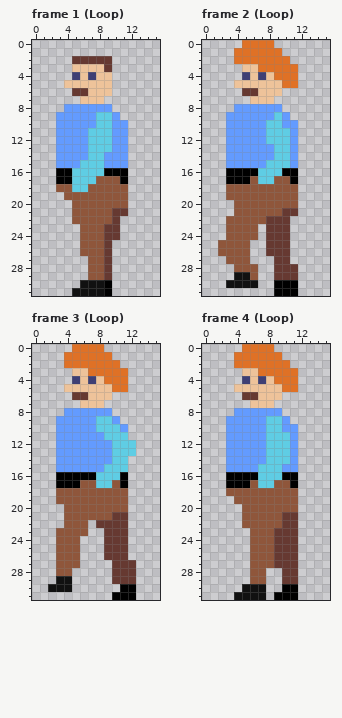
Two states of a pixel-art file, assets/1.aseprite. This is how it looked before the edit.
16x32 pixels, 16 frames. Shown: frame 1 (Loop), frame 2 (Loop), frame 3 (Loop), frame 4 (Loop). The commit also changed other frames, which this record leaves out.
Now the later version:
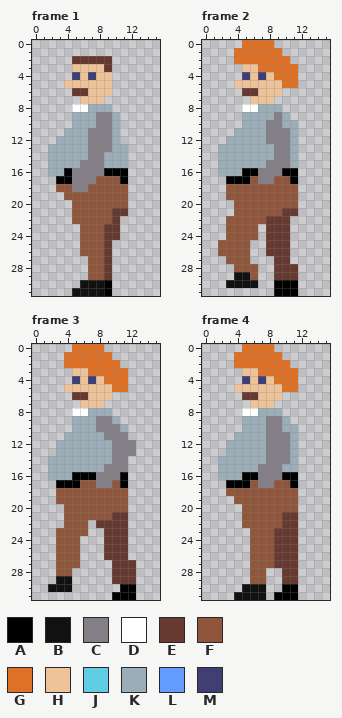
Palette (. is transparent): A #000000  B #111111  C #847e87  D #ffffff  E #663931  F #8f563b  G #df7126  H #eec39a  J #5fcde4  K #9badb7  L #639bff  M #3f3f74
The edit:
Frame 1, layer "shirt":
Colour J becomes colour C in rows 9 to 10 at x 8 to 9; in rows 11 to 13 at x 7 to 9; in row 14 at x 7 to 8; in row 15 at x 6 to 8; in row 16 at x 5 to 8; in row 17 at x 5 to 7.
Colour J becomes colour C in row 18 at x 5 to 6.
Colour L becomes colour D in row 8 at x 5 to 6.
The author put colour K in rows 13 to 16 at x 2.
Colour A becomes colour K in row 16 at x 3.
Colour L becomes colour K in row 8 at x 7 to 9; in rows 9 to 10 at x 5 to 7 and 10; in row 11 at x 4 to 6 and 10; in row 12 at x 3 to 6 and 10; in row 13 at x 3 to 6 and 10 to 11; in row 14 at x 3 to 6 and 9 to 11.
Colour L becomes colour K in row 15 at x 3 to 5 and 9 to 11.
Colour L is removed in row 8 at x 4; in row 9 at x 3 to 4; in row 10 at x 3 to 4 and 11; in row 11 at x 3 and 11; in row 12 at x 11.
Frame 2, layer "shirt":
Colour J becomes colour C in row 9 at x 9; in row 10 at x 8 to 9; in rows 11 to 12 at x 8 to 10; in rows 13 to 14 at x 9 to 10; in row 15 at x 8 to 10; in row 16 at x 7 to 9.
Colour J becomes colour C in row 17 at x 7 to 8.
Colour L becomes colour D in row 8 at x 5 to 6.
The author put colour K in rows 13 to 16 at x 2.
Colour A becomes colour K in row 16 at x 3 to 4.
Colour L becomes colour K in row 8 at x 7 to 9; in row 9 at x 5 to 8 and 10; in row 10 at x 5 to 7 and 10 to 11; in row 11 at x 4 to 7 and 11; in row 12 at x 3 to 7 and 11; in rows 13 to 14 at x 3 to 8 and 11.
Colour L becomes colour K in row 15 at x 3 to 7 and 11.
Colour L is removed in row 8 at x 4; in rows 9 to 10 at x 3 to 4; in row 11 at x 3.
Frame 3, layer "shirt":
Colour J becomes colour C in row 9 at x 8 to 9; in row 10 at x 8 to 10; in row 11 at x 9 to 11; in rows 12 to 13 at x 10 to 12; in row 14 at x 10 to 11; in row 15 at x 9 to 11.
Colour J becomes colour C in row 16 at x 8 to 10; in row 17 at x 8 to 9.
Colour L becomes colour D in row 8 at x 5 to 6.
The author put colour K in rows 14 to 16 at x 2.
Colour A becomes colour K in row 16 at x 3 to 4.
Colour L becomes colour K in row 8 at x 7 to 9; in row 9 at x 5 to 7 and 10; in row 10 at x 5 to 7 and 11; in row 11 at x 4 to 8; in rows 12 to 14 at x 3 to 9; in row 15 at x 3 to 8.
Colour L is removed in row 8 at x 4; in rows 9 to 10 at x 3 to 4; in row 11 at x 3.
Frame 4, layer "shirt":
Colour J becomes colour C in rows 9 to 10 at x 8 to 9; in rows 11 to 14 at x 8 to 10; in rows 15 to 16 at x 7 to 9; in row 17 at x 7 to 8.
Colour L becomes colour D in row 8 at x 5 to 6.
The author put colour K in rows 14 to 16 at x 2.
Colour A becomes colour K in row 16 at x 3 to 4.
Colour L becomes colour K in row 8 at x 7 to 9; in row 9 at x 5 to 7 and 10; in row 10 at x 5 to 7 and 10 to 11; in row 11 at x 4 to 7 and 11; in rows 12 to 14 at x 3 to 7 and 11; in row 15 at x 3 to 6 and 10 to 11.
Colour L is removed in row 8 at x 4; in rows 9 to 10 at x 3 to 4; in row 11 at x 3.
Pixel boxes of the changes (left, top, right, bottom) in both pictures:
changed: (48, 104, 128, 192)
changed: (218, 104, 298, 184)
changed: (48, 408, 136, 488)
changed: (218, 408, 298, 488)
